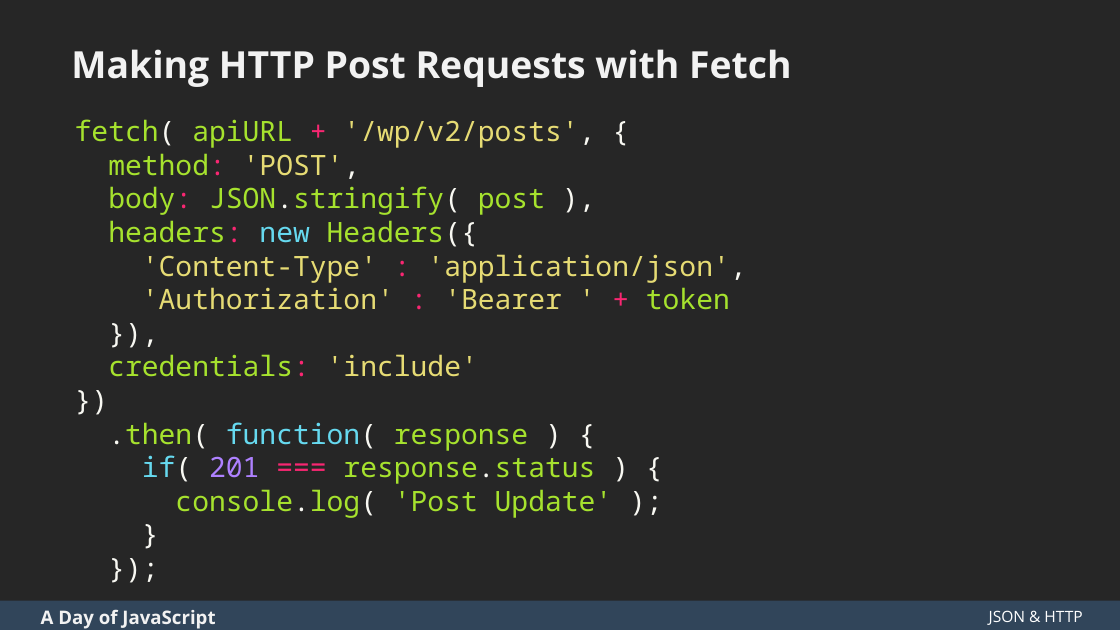
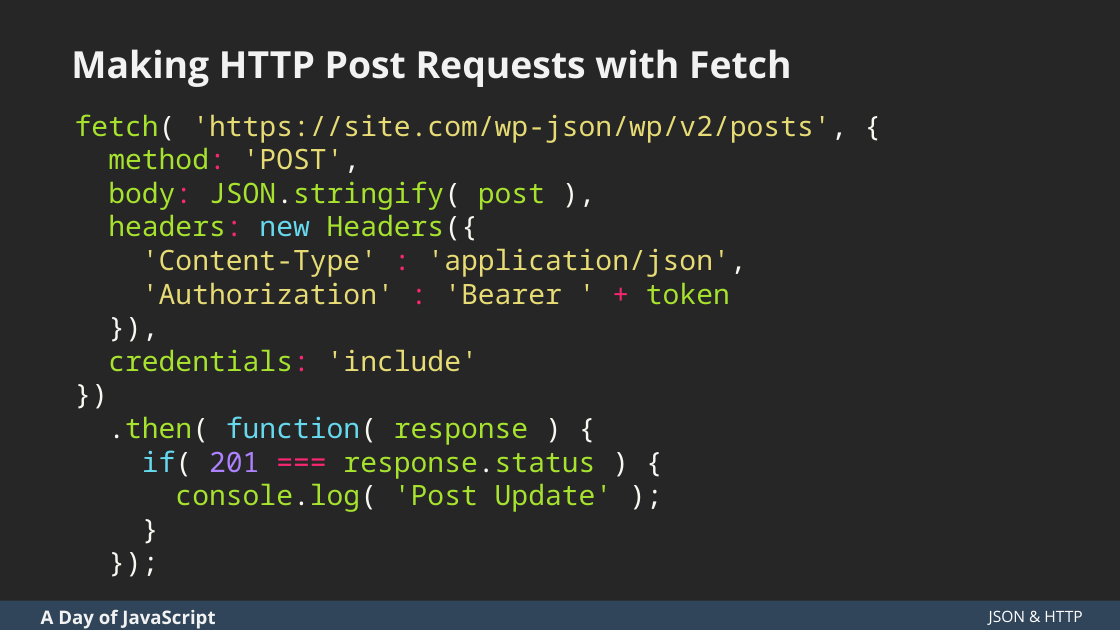
Before and after one commit to zgordon/a-day-of-javascript, a slide deck: slide 84 of A Day of JavaScript Slides.pptx. Drawn at 1120x630 pixels with LibreOffice and Linux fonts; fonts in the diff are those of the drawing. Boxes give left, top, right and bottom in pixels: in the first picture for what was removed or moved away, otherwise in the second. Text is boxed around its words. In the diff, an @@ line names an element or a change of style, - is before the commit and + after.

```diff
--- a/A Day of JavaScript Slides.pptx
+++ b/A Day of JavaScript Slides.pptx
@@ text at <box>75,114,847,143</box>: text changed @@
-fetch( apiURL + '/wp/v2/posts', {
+fetch( 'https://site.com/wp-json/wp/v2/posts', {
```
Also in this commit, not shown: 13 other slides changed, 3 slides added, 1 other file.
